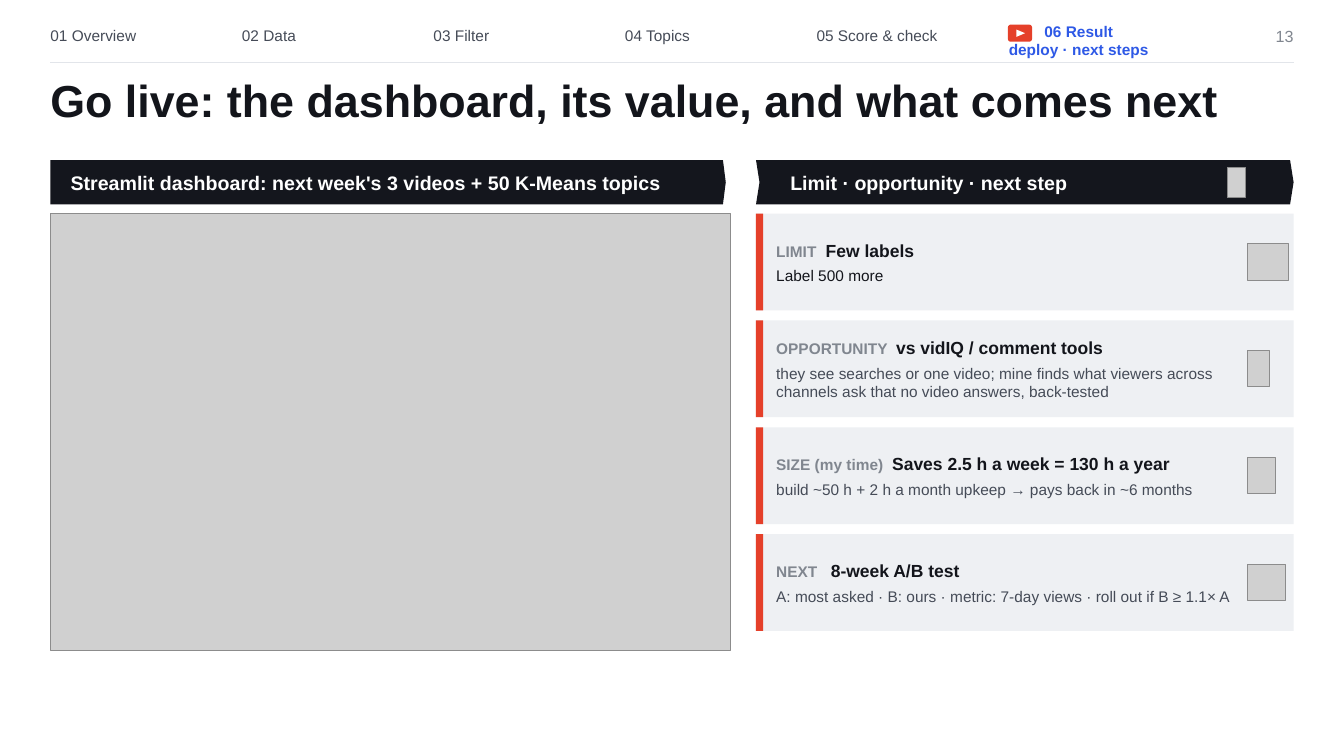
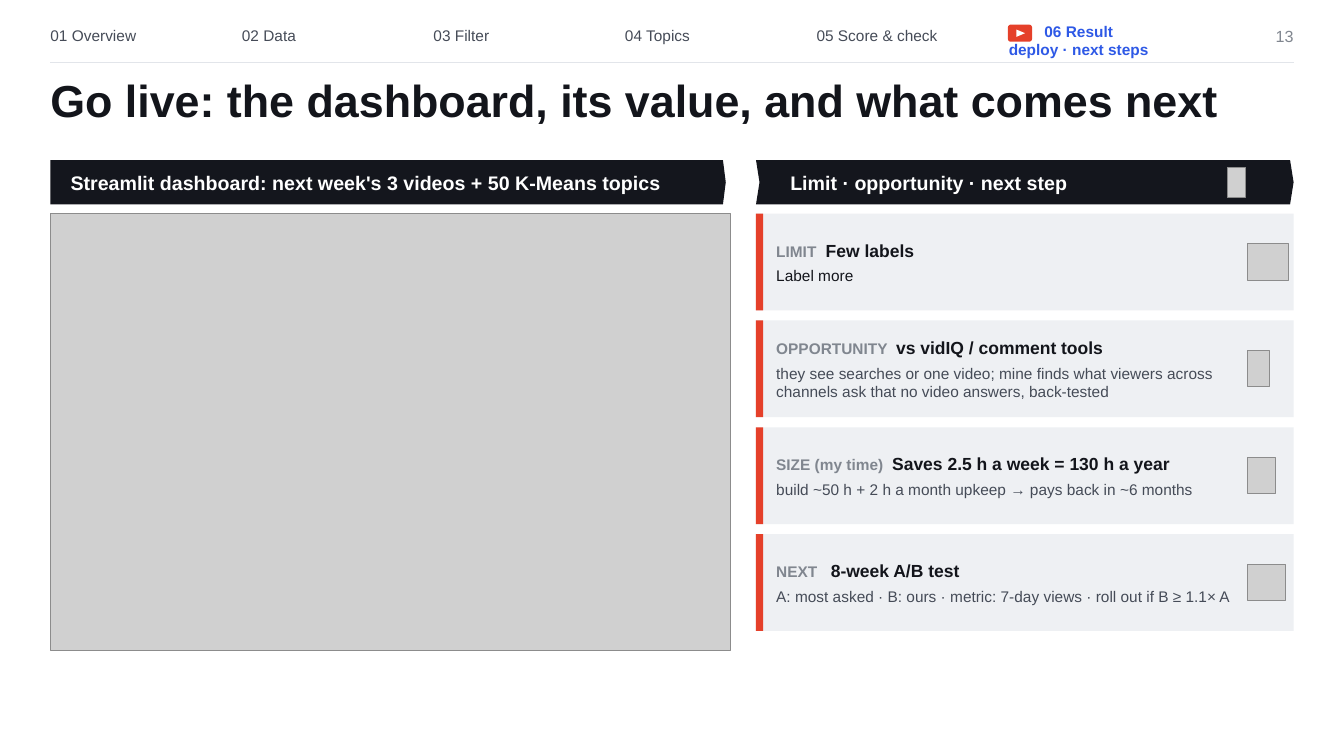
Before and after one commit to 85913286lcr/project3-Youtube-content-opportunity-finder-, a slide deck: slide 13 of slides/CongruiLiu_Project3_Content_Opportunity_Finder_1105_Final.pptx. Drawn at 1344x756 pixels with LibreOffice and Linux fonts; fonts in the diff are those of the drawing; grey boxes stand for pictures. Boxes give left, top, right and bottom in pixels: in the first picture for what was removed or moved away, otherwise in the second. Text is boxed around its words. In the diff, an @@ line names an element or a change of style, - is before the commit and + after.

```diff
--- a/slides/CongruiLiu_Project3_Content_Opportunity_Finder_1105_Final.pptx
+++ b/slides/CongruiLiu_Project3_Content_Opportunity_Finder_1105_Final.pptx
@@ text at bbox=[776, 270, 853, 281]: text changed @@
-Label 500 more
+Label more
```
Also in this commit, not shown: 4 other slides changed, 1 other file.
